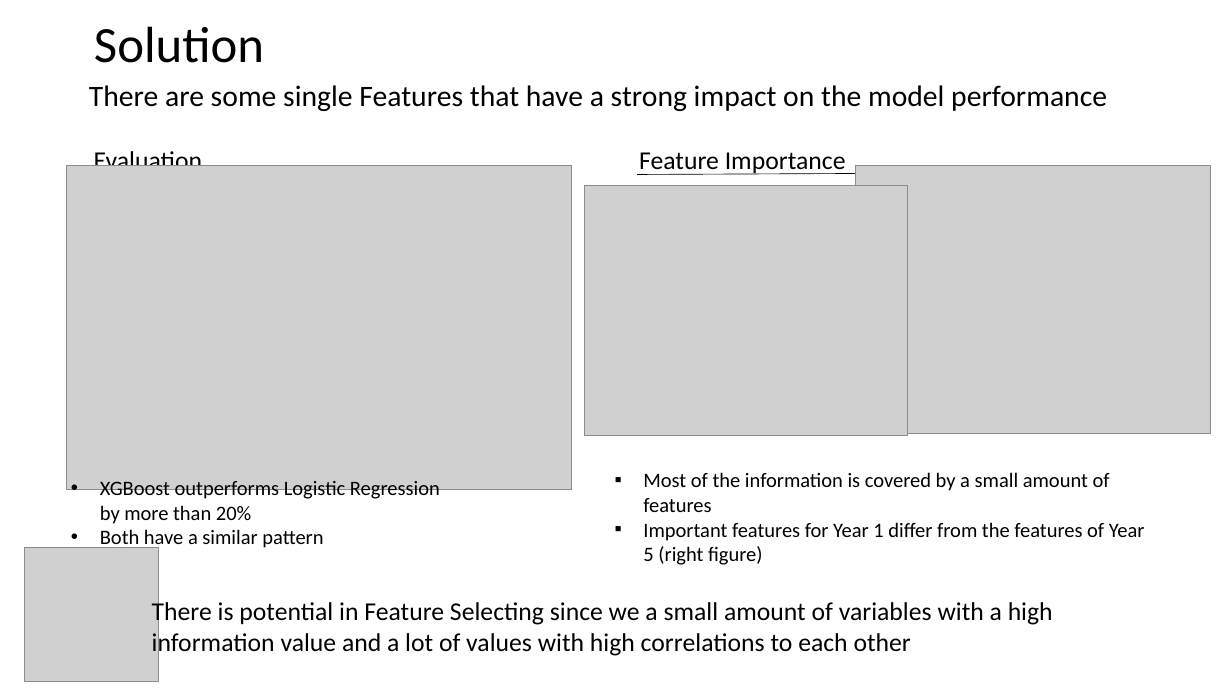
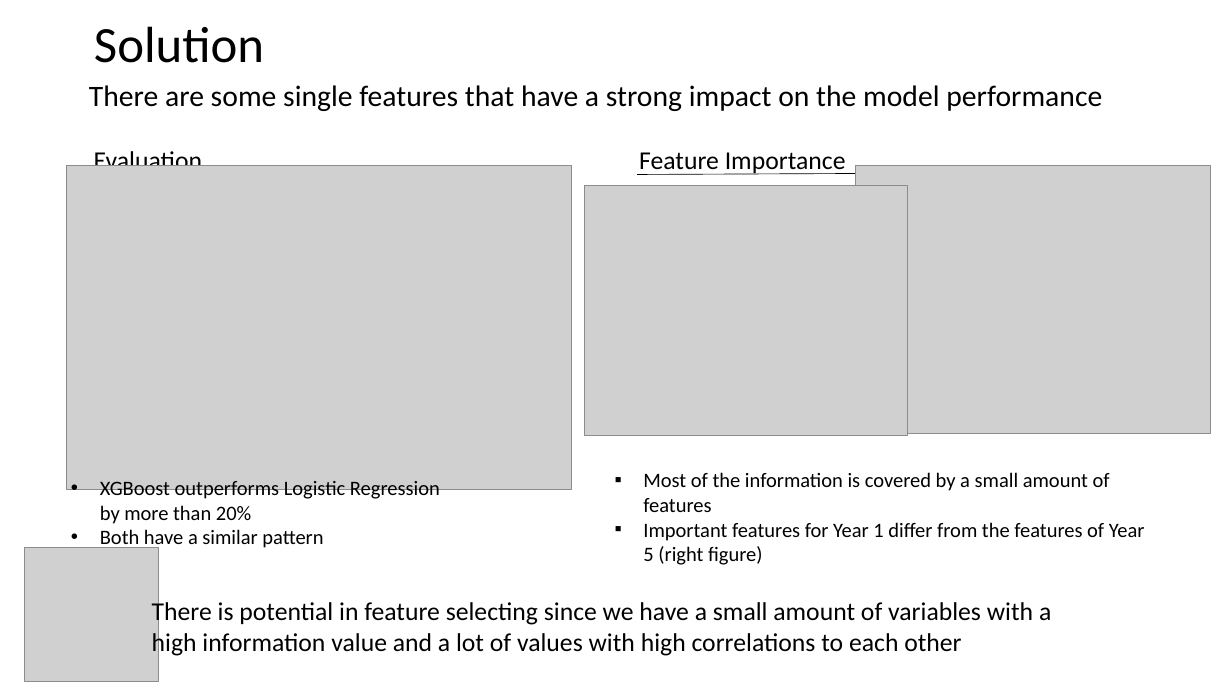
Before and after one commit to FelixKleineBoesing/InsolvencyPred, a slide deck: slide 6 of docs/final_presentation.pptx. Drawn at 1232x693 pixels with LibreOffice and Linux fonts; fonts in the diff are those of the drawing; grey boxes stand for pictures. Boxes give left, top, right and bottom in pixels: in the first picture for what was removed or moved away, otherwise in the second. Text is boxed around its words. In the diff, an @@ line names an element or a change of style, - is before the commit and + after.

```diff
--- a/docs/final_presentation.pptx
+++ b/docs/final_presentation.pptx
@@ text at (89,85,1102,111): text changed @@
-There are some single Features that have a strong impact on the model performance
+There are some single features that have a strong impact on the model performance
@@ text at (152,599,1051,657): text changed @@
-There is potential in Feature Selecting since we a small amount of variables with a high information value and a lot of values with high correlations to each other
+There is potential in feature selecting since we have a small amount of variables with a high information value and a lot of values with high correlations to each other
```
Also in this commit, not shown: 8 other slides changed, 2 other files.
